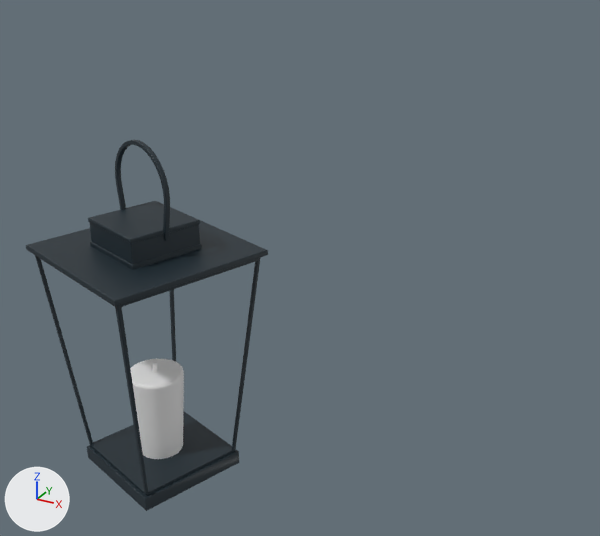
The FBX model Assets/Environment/Models/Lantern.fbx, before and after one commit.
The view is the same before and after, from a camera (50 mm lens) standing at (0.15, -3.26, -0.92) and looking at (-0.8, -1.52, -1.79). The lights are fixed; the arrows at lower left show +X, +Y and +Z.

Objects in the first picture: 'Candle', 'Cube'.
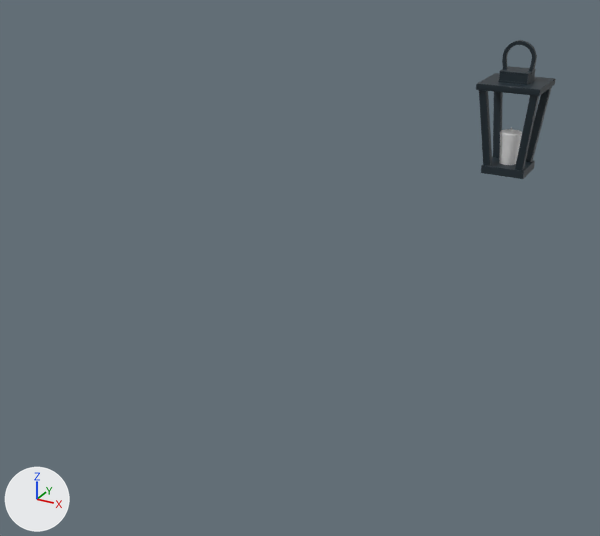
Where the change shows, as pixel boxes [x1, y1, x2, y2] in the pictures (600 x 536 px):
```json
{"object": "Cube", "change": "reshaped, moved, turned, rescaled", "before": [26, 140, 268, 511], "after": [476, 40, 556, 179]}
{"object": "Candle", "change": "moved, rescaled", "before": [130, 358, 184, 459], "after": [499, 128, 522, 165]}
{"part": 1, "of": "me_cube", "change": "rebuilt", "before": [115, 140, 170, 241], "after": [502, 40, 537, 75], "on screen": "36% narrower, 65% shorter"}
{"part": 2, "of": "me_cube", "change": "added", "after": [493, 92, 503, 158]}
{"part": 3, "of": "me_cube", "change": "added", "after": [526, 87, 552, 162]}
{"part": 4, "of": "me_cube", "change": "added", "after": [479, 90, 492, 166]}
{"part": 5, "of": "me_cube", "change": "added", "after": [515, 95, 539, 171]}
{"part": 6, "of": "me_cube", "change": "cut back", "before": [26, 246, 268, 511], "after": [476, 79, 556, 179]}
```

Edits to the scene script, one JSON object a line:
```json
{"block": "me_cube", "where": "# used by ob_cube; location = (-0.615, -2.347, -1.736); rotation_euler = (1.571, 0.0, -0.337), in degrees (90, 0, -19); scale = (0.00856, 0.00856, 0.00856)"}
{"op": "remove", "block": "me_cube", "code": "me_cube.from_pydata(...)  # 618 vertices, 619 faces; spans x -15.3..15.3, y -6.7..58.2, z -15.3..15.3"}
{"op": "add", "block": "me_cube", "code": "me_cube.from_pydata(...)  # 493 vertices, 440 faces; spans x -15.3..15.3, y -6.7..58.2, z -15.3..15.3"}
{"block": "me_cube", "change": "me_cube part 1: the loose piece of 420 vertices spanning x -8.0..8.3, y 42.3..58.2, z -0.4..0.4 is rebuilt with 252 vertices and now spans x -7.9..8.2, y 42.3..58.2, z -1.2..1.1"}
{"block": "me_cube", "change": "me_cube part 2: a new loose piece of 24 vertices spanning x -14.4..-6.2, y -2.6..35.8, z -14.4..-6.3, in mat_dirty_metal_rmmodbdp (dark blue #1a2931)"}
{"block": "me_cube", "change": "me_cube part 3: a new loose piece of 24 vertices spanning x 6.2..14.4, y -2.6..35.8, z -14.4..-6.3, in mat_dirty_metal_rmmodbdp (dark blue #1a2931)"}
{"block": "me_cube", "change": "me_cube part 4: a new loose piece of 24 vertices spanning x -14.4..-6.2, y -2.6..35.8, z 6.3..14.4, in mat_dirty_metal_rmmodbdp (dark blue #1a2931)"}
{"block": "me_cube", "change": "me_cube part 5: a new loose piece of 24 vertices spanning x 6.2..14.4, y -2.6..35.8, z 6.3..14.4, in mat_dirty_metal_rmmodbdp (dark blue #1a2931)"}
{"block": "me_cube", "change": "me_cube part 6"}
{"block": "me_cube", "change": "102 vertices are removed from x -15.3..15.3, y -4.1..38.1, z -15.3..15.3"}
{"block": "me_cube", "change": "128 faces are deleted"}
{"block": "me_cube", "change": "49 vertices are added at x -15.3..15.3, y -2.7..36.0, z -15.3..15.3"}
{"block": "me_cube", "change": "61 new faces join them"}
{"op": "set", "path": "ob_cube.location", "old": "(-0.615, -2.347, -1.736)", "new": "(-0.631, -0.189, -1.812)"}
{"op": "set", "path": "ob_cube.rotation_euler", "old": "(1.571, 0.0, -0.337)", "new": "(1.571, 0.0, 0.0)", "note": "degrees (90, 0, -19) -> degrees (90, 0, 0)"}
{"op": "set", "path": "ob_cube.scale", "old": "(0.00856, 0.00856, 0.00856)", "new": "(0.00747, 0.00747, 0.00747)"}
{"op": "set", "path": "ob_candle.location", "old": "(-0.615, -2.349, -1.718)", "new": "(-0.631, -0.19, -1.797)"}
{"op": "set", "path": "ob_candle.scale", "old": "(0.000462, 0.000462, 0.000462)", "new": "(0.000403, 0.000403, 0.000403)"}
```
